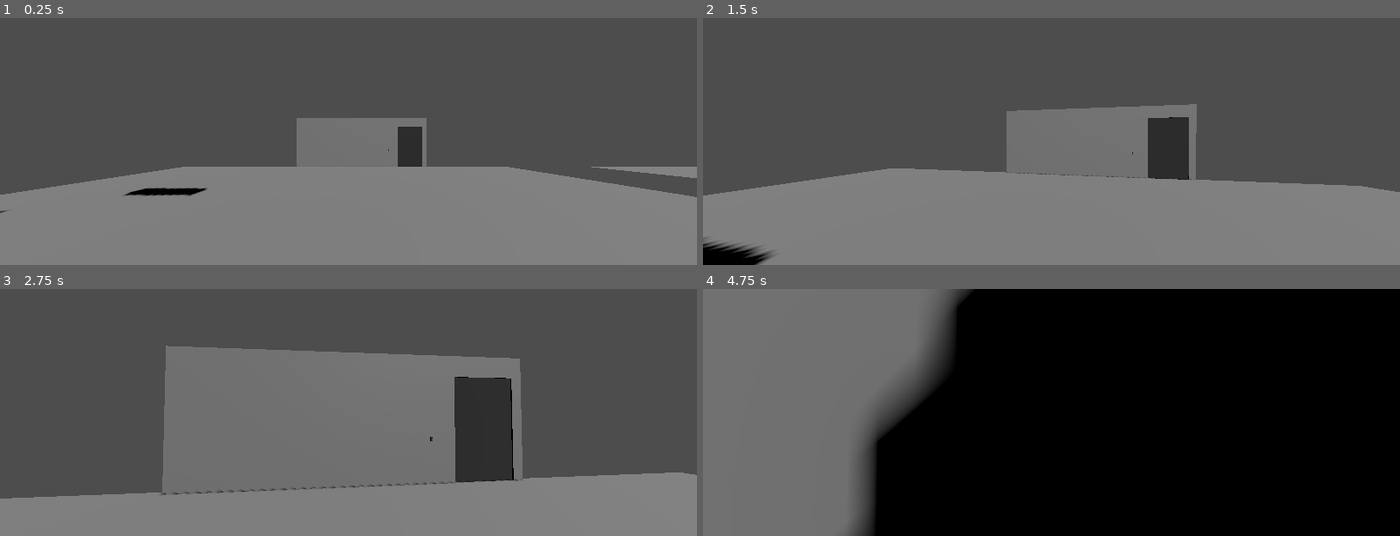
Above: before the commit, frames 1-4 (two rows, left to right).
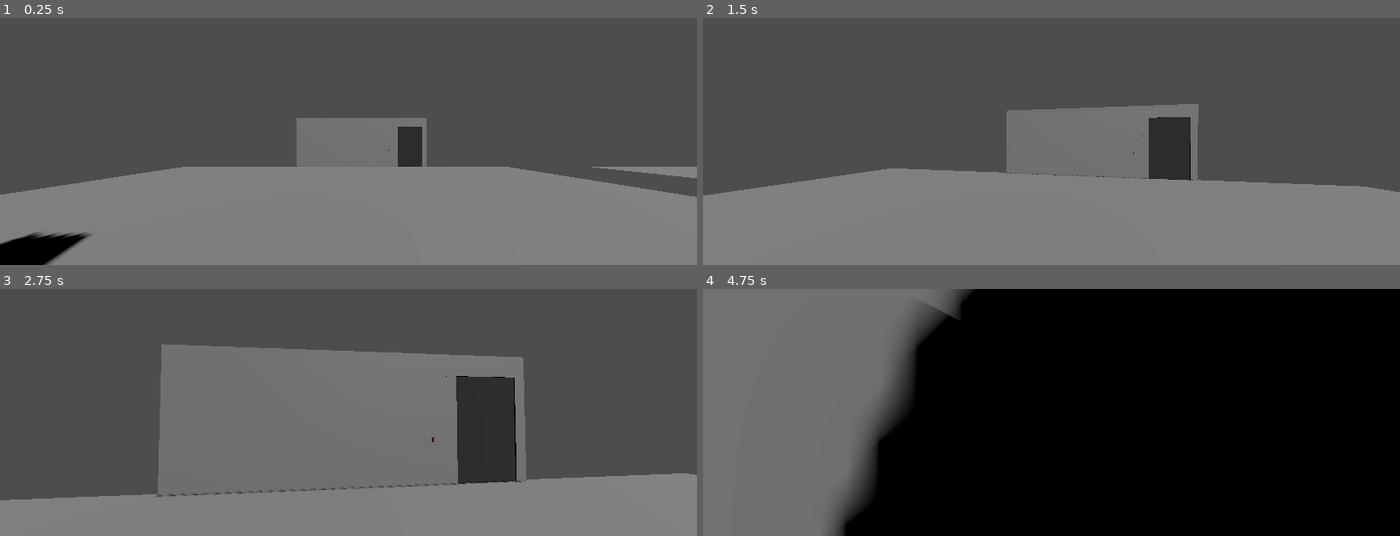
Above: after the commit, the same moments.

Repository: Shoofe/SemC
Game: Godot game, scene res://test_world.tscn
Same seed, same stepped clock (60 frames per second), same inputs: the game is played once before the commit and once after it.
Inputs (mouse positions are in pixels of both pictures, inside the frame that each line leads up to):
- Up to frame 1 (0.25 s): no input
- Up to frame 2 (1.5 s): tap Enter at 0.5 s; move the mouse to (1086, 141) at 0.52 s; hold W (UP) from 0.53 s (still down); tap F (F) at 0.6 s; click (1086, 141) at 0.8 s; move the mouse to (1016, 141) at 1.27 s; click (1016, 141) at 1.35 s
- Up to frame 3 (2.75 s): keep holding W (UP); right-click (313, 412) at 1.55 s; move the mouse to (362, 407) at 2.02 s; right-click (362, 407) at 2.1 s; tap R (R, bound only after the commit) at 2.3 s
- Up to frame 4 (4.75 s): keep holding W (UP); move the mouse to (1044, 417) at 2.77 s; tap R (R, bound only after the commit) at 2.85 s; tap F (F) at 3.05, 3.6 s; move the mouse to (1100, 414) at 3.52 s; click (1100, 414) at 3.8 s; move the mouse to (995, 410) at 4.27 s; click (995, 410) at 4.35 s; right-click (995, 410) at 4.55 s

The runs differ from the first frame. In frame 1, 1.5% of the frame differs, in the area x 0-100%, y 62-100%; in frame 2, 1.0%; in frame 3, 1.9%; in frame 4, 3.3%, in the area x 18-37%, y 6-100%.

Commit message:
Added rewind to all RigidBody3D's, in the process broke the time stop function. TODO: Fix time stop. Ha-ha!

Diff:
--- a/Classes/Item.gd
+++ b/Classes/Item.gd
@@ -2,17 +2,18 @@
 class_name Item
 
 #Any rigid body that inherits this class is a pickupable item
-func _ready():
-	gravity_scale = 1
+
+
+
 
 func interact():
 	freeze = true
 	sleeping = true
 
-
 func stop_interaction():
 	linear_velocity = Vector3.ZERO
 	sleeping = false
+	freeze = false
 
 func _on_body_entered(_body):
 	stop_interaction()
--- a/Classes/interactableRigid.gd
+++ b/Classes/interactableRigid.gd
@@ -18,22 +18,39 @@
 var focus_camera_position : Node3D = null
 #The position where the camera is when focused
 
-var force = Vector3.ZERO
-var last_frame_freeze = false
+var rewind_values: Dictionary = {
+	"position":[],
+	"rotation":[],
+	"velocity":[]
+}
 
-func _process(delta):
-	freeze = Global.frozen
-	if freeze and !last_frame_freeze:
-		force = linear_velocity
-		last_frame_freeze = true
-	if !freeze and last_frame_freeze:
-		linear_velocity = force
-		last_frame_freeze = false
+#TODO: Implement freeze with rewind
+func _physics_process(delta):
+	if not Global.rewinding and not Global.frozen:
+		if Global.rewind_seconds * Engine.physics_ticks_per_second == rewind_values["position"].size():
+			for key in rewind_values.keys():
+				rewind_values[key].pop_front()
+		rewind_values["position"].append(global_position)
+		rewind_values["rotation"].append(rotation)
+		rewind_values["velocity"].append(linear_velocity)
+	elif Global.rewinding:
+		compute_rewind(delta)
+
+func compute_rewind(tick: float):
+	var pos = rewind_values["position"].pop_back()
+	var rot = rewind_values["rotation"].pop_back()
+	if rewind_values["position"].is_empty() or not Global.rewinding:
+		global_position = pos
+		global_rotation = rot
+		linear_velocity = rewind_values["velocity"][0]
+		Global.rewinding = false
+		return
+	global_position = pos
+	global_rotation = rot
 
 
 func interact():
-	if !Global.frozen:
-		_on_interacted()
+	_on_interacted()
 
 func stop_interaction():
 	_on_stop_interaction()
--- a/Interactables/item.tscn
+++ b/Interactables/item.tscn
@@ -6,10 +6,9 @@
 albedo_color = Color(0.52549, 0.168627, 0.454902, 1)
 
 [sub_resource type="BoxMesh" id="BoxMesh_1uqn3"]
-size = Vector3(2, 0.3, 0.5)
 
-[sub_resource type="ConvexPolygonShape3D" id="ConvexPolygonShape3D_p0r2n"]
-points = PackedVector3Array(-1, -0.15, -0.25, -1, 0.15, -0.25, 1, -0.15, -0.25, -1, -0.15, 0.25, -1, 0.15, 0.25, 1, 0.15, -0.25, 1, -0.15, 0.25, 1, 0.15, 0.25)
+[sub_resource type="ConvexPolygonShape3D" id="ConvexPolygonShape3D_cjmy4"]
+points = PackedVector3Array(0.5, 0.5, 0.5, 0.5, 0.5, -0.5, -0.5, 0.5, 0.5, 0.5, -0.5, 0.5, 0.5, -0.5, -0.5, -0.5, 0.5, -0.5, -0.5, -0.5, 0.5, -0.5, -0.5, -0.5)
 
 [node name="Item" type="RigidBody3D"]
 transform = Transform3D(1, 0, 0, 0, 1, 0, 0, 0, 1, -3.20098, 1.49599, 0)
@@ -21,4 +20,4 @@
 mesh = SubResource("BoxMesh_1uqn3")
 
 [node name="CollisionShape3D" type="CollisionShape3D" parent="."]
-shape = SubResource("ConvexPolygonShape3D_p0r2n")
+shape = SubResource("ConvexPolygonShape3D_cjmy4")
--- a/Player/player.gd
+++ b/Player/player.gd
@@ -5,7 +5,7 @@
 @export var SPRINT_MUL = 1.5
 @export var MOUSE_SENS_CONST = 100
 @export var acceleration = 0.25
-@export var jump_stregth = 3
+@export var jump_stregth = 4
 #Helper movement vars
 var sprint = 1
 
@@ -83,10 +83,13 @@
 func _input(event):
 	#Time freeze logic.
 	if Input.is_action_just_pressed("F"):
-		Global.freeze_switch()
+		Global.freeze()
 		if current_target != null:
 			stop_interaction()
-
+	if Input.is_action_just_pressed("R"):
+		Global.rewind()
+		if current_target != null:
+			stop_interaction()
 	#Throw on MOUSE2.
 	if Input.is_action_just_pressed("MOUSE2") and hold_item:
 		current_target.stop_interaction()
@@ -118,7 +121,7 @@
 			lock_mouse = current_target.disable_mouse
 			if current_target.focus_camera: camera_target = current_target.focus_camera_position
 		#Case if Interactable is RigidBody
-		if raycast.get_collider() is InteractableRigid and !raycast.get_collider().freeze:
+		if raycast.get_collider() is InteractableRigid and !Global.frozen:
 			current_target = raycast.get_collider()
 			current_target.interact()
 			hold_item = true
--- a/global.gd
+++ b/global.gd
@@ -1,9 +1,17 @@
 extends Node
 
 #Global variables and gamestates
+var gravity = 9.8
+var frozen = false
+var rewinding = false
+var rewind_seconds = 5.0
 
-var frozen = false
-var gravity = 9.8
+func rewind():
+	rewinding = true
+	frozen = false
+	print("Rewind: ", rewinding, "\nFrozen: ", frozen)
 
-func freeze_switch():
-	frozen = !frozen
+func freeze():
+	frozen = true
+	rewinding = false
+	print("Rewind: ", rewinding, "\nFrozen: ", frozen)
--- a/project.godot
+++ b/project.godot
@@ -85,3 +85,12 @@
 "events": [Object(InputEventKey,"resource_local_to_scene":false,"resource_name":"","device":-1,"window_id":0,"alt_pressed":false,"shift_pressed":false,"ctrl_pressed":false,"meta_pressed":false,"pressed":false,"keycode":0,"physical_keycode":70,"key_label":0,"unicode":102,"echo":false,"script":null)
 ]
 }
+R={
+"deadzone": 0.5,
+"events": [Object(InputEventKey,"resource_local_to_scene":false,"resource_name":"","device":-1,"window_id":0,"alt_pressed":false,"shift_pressed":false,"ctrl_pressed":false,"meta_pressed":false,"pressed":false,"keycode":0,"physical_keycode":82,"key_label":0,"unicode":114,"echo":false,"script":null)
+]
+}
+
+[physics]
+
+common/physics_ticks_per_second=120
--- a/test_world.tscn
+++ b/test_world.tscn
@@ -32,12 +32,6 @@
 transform = Transform3D(0.795717, -0.43933, 0.416923, 0, 0.688367, 0.725362, -0.605669, -0.577183, 0.547745, 3.50841, 0, -18)
 shadow_enabled = true
 
-[node name="Item2" parent="." instance=ExtResource("3_fsr28")]
-transform = Transform3D(1, 0, 0, 0, 1, 0, 0, 0, 1, -2.28166, 6, -0.835545)
-
-[node name="Item3" parent="." instance=ExtResource("3_fsr28")]
-transform = Transform3D(1, 0, 0, 0, 1, 0, 0, 0, 1, -6.3238, 4, -0.55703)
-
 [node name="Item" parent="." instance=ExtResource("3_fsr28")]
 transform = Transform3D(1, 0, 0, 0, 1, 0, 0, 0, 1, -3.1619, 2, -0.278515)
 
@@ -57,4 +51,7 @@
 [node name="Switch" parent="." instance=ExtResource("5_s6qel")]
 transform = Transform3D(-8.88178e-16, 2.98023e-08, -1, -1, -4.37114e-08, 0, -4.37114e-08, 1, 2.98023e-08, 2.66291, 1.03154, -9.89986)
 
+[node name="Item2" parent="." instance=ExtResource("3_fsr28")]
+transform = Transform3D(1, 0, 0, 0, 1, 0, 0, 0, 1, -3.1619, 2, -0.278515)
+
 [connection signal="switched" from="Switch" to="Wall" method="_on_switch_switched"]
Not shown, changed: changelog.txt
